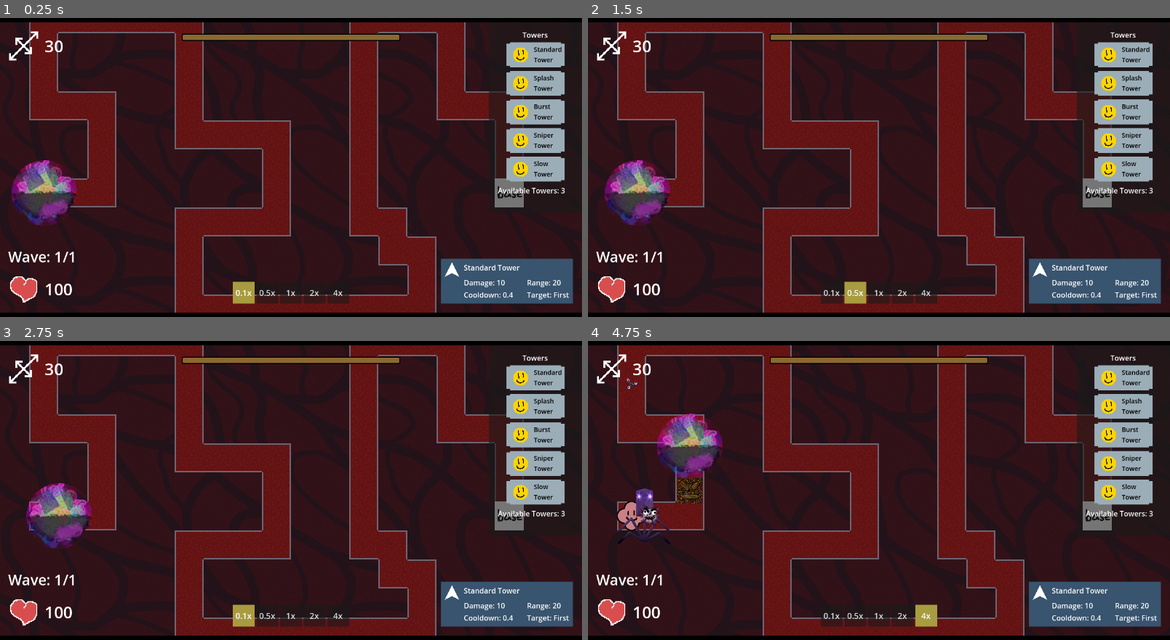
Above: before the commit, frames 1-4 (two rows, left to right).
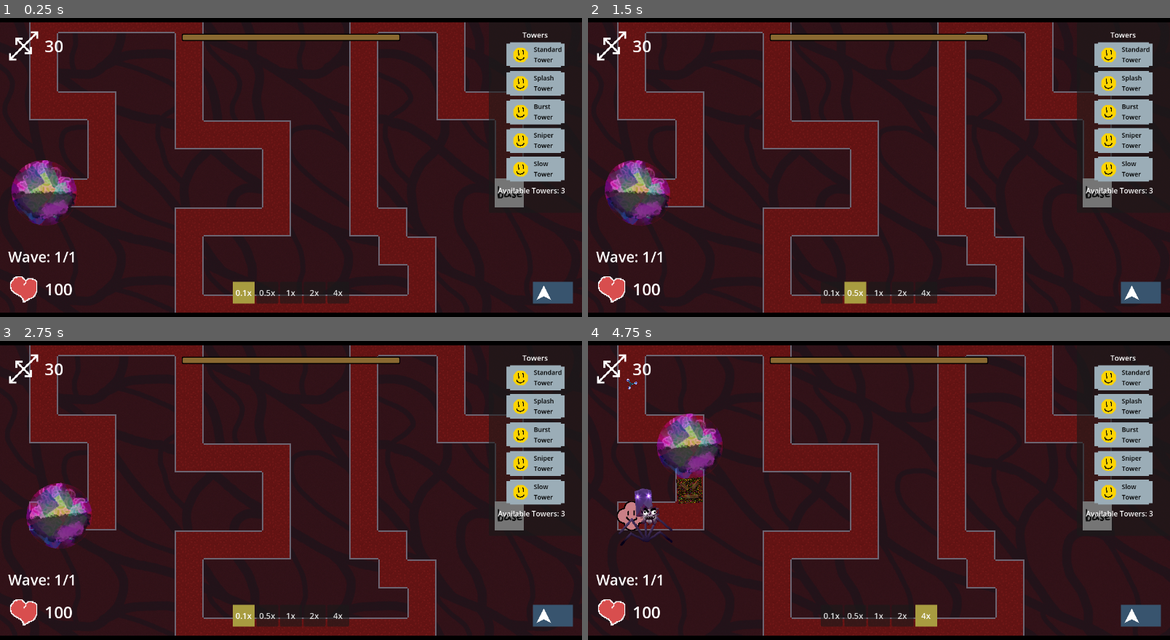
Above: after the commit, the same moments.

Repository: ladybunne/gmtk-game-jam-2024
Game: Godot game, scene res://MainScene.tscn
Two runs of this game, one before a commit and one after it. Both use one fixed random seed, a clock stepped at 60 frames per second and the inputs below.
Inputs:
- Up to frame 1 (0.25 s): no input
- Up to frame 2 (1.5 s): click "Slow Tower" at 0.5 s; click "0.5x" at 1.25 s
- Up to frame 3 (2.75 s): click "0.1x" at 2 s
- Up to frame 4 (4.75 s): click "1x" at 2.75 s; click "2x" at 3.5 s; click "4x" at 4.25 s

The runs differ from the first frame. In frame 1, 3.3% of the frame differs, in the area x 2-99%, y 47-96%; in frame 2, 3.6%; in frame 3, 3.7%; in frame 4, 4.3%, in the area x 5-99%, y 12-96%.

Commit message:
balance + wiggle

Diff:
--- a/GameScene.tscn
+++ b/GameScene.tscn
@@ -23,10 +23,10 @@
 
 [node name="Camera2D" type="Camera2D" parent="."]
 offset = Vector2(640, 360)
-limit_left = -2000
-limit_top = -2000
-limit_right = 3280
-limit_bottom = 2640
+limit_left = -1400
+limit_top = -800
+limit_right = 1400
+limit_bottom = 800
 drag_left_margin = 0.0
 drag_top_margin = 0.0
 drag_right_margin = 0.0
--- a/GameThings/Enemy.gd
+++ b/GameThings/Enemy.gd
@@ -109,7 +109,7 @@
 	isDebuffed = true
 	debuffParticles.emitting = true
 	debuffParticles.emission_sphere_radius *= data.scaleMultiplier
-	sprite.modulate = Color(0.8,1,0.8)
+	sprite.material.set_shader_parameter("slowTint",Vector3(0.8,1,0.8))
 
 
 func checkDead():
--- a/GameThings/Enemy.gdshader
+++ b/GameThings/Enemy.gdshader
@@ -1,13 +1,15 @@
 shader_type canvas_item;
 uniform vec3 tint = vec3(1,1,1);
+uniform vec3 slowTint = vec3(1,1,1);
+
 
 void vertex() {
-	// Called for every vertex the material is visible on.
+  VERTEX.xy += vec2(sin((TIME/5.0)*VERTEX.y)/0.2,sin((TIME/8.0)*VERTEX.x)/0.2);
 }
 
 void fragment() {
 	vec4 color = texture(TEXTURE,UV);
-	COLOR = vec4(tint * color.rgb, color.a);
+	COLOR = vec4(slowTint * tint * color.rgb, color.a);
 }
 
 //void light() {
--- a/GameThings/Enemy.tscn
+++ b/GameThings/Enemy.tscn
@@ -7,8 +7,10 @@
 [ext_resource type="Texture2D" uid="uid://0ap8fe7kqpwc" path="res://Assets/Sprites/debuffparticle.png" id="4_wsixm"]
 
 [sub_resource type="ShaderMaterial" id="ShaderMaterial_fpdyh"]
+resource_local_to_scene = true
 shader = ExtResource("3_5c3ra")
 shader_parameter/tint = Vector3(1, 1, 1)
+shader_parameter/slowTint = Vector3(1, 1, 1)
 
 [sub_resource type="CircleShape2D" id="CircleShape2D_st7nf"]
 radius = 24.0
--- a/GameThings/Tower.gd
+++ b/GameThings/Tower.gd
@@ -80,13 +80,17 @@
 			splash_range *= 1 + (currentCost/12)
 			damage *= 1 + (currentCost/20)
 		TowerData.TowerType.Capacity:
-			ammo_capacity += currentCost
+			ammo_capacity += currentCost*1.1
+			damage += currentCost/20
+			cooldown += currentCost/40
 		TowerData.TowerType.Embiggen:
 			damage *= currentCost/4
 		TowerData.TowerType.Ensmallen:
 			damage *= currentCost/4
 		TowerData.TowerType.Sniper:
 			damage *= currentCost/8
+		TowerData.TowerType.Debuff:
+			damage *= 1 + (currentCost/8)
 
 
 func Setup():
@@ -173,17 +177,17 @@
 	if handle.resizing: return
 	for enemy in enemies_in_range:
 		if target == null:
-			target = null if isDebuff && enemy.isDebuffed else enemy
+			target = enemy
 		else:
 			match targeting_mode:
 				TargetingMode.FIRST:
-					target = target if isDebuff && first(enemy, target).isDebuffed else first(enemy, target)
+					target = first(enemy, target)
 				TargetingMode.LAST:
-					target = target if isDebuff && last(enemy, target).isDebuffed else last(enemy, target)
+					target = last(enemy, target)
 				TargetingMode.CLOSE:
-					target = target if isDebuff && close(enemy, target).isDebuffed else close(enemy, target)
+					target = close(enemy, target)
 				TargetingMode.STRONG:
-					target = target if isDebuff && strong(enemy, target).isDebuffed else strong(enemy, target)
+					target = strong(enemy, target)
 
 
 
@@ -242,10 +246,8 @@
 			TowerData.TowerType.Equalizer:
 				print("this shouldn't happen because equalizers don't target")
 			TowerData.TowerType.Debuff:
-				if !target.isDebuffed:
-					target.debuff(tower_data.damage)
-				else:
-					print("targeting an already debuffed enemy. BAD")
+				target.debuff(40)
+				target.take_damage(damage, directionToEnemy)
 			_:
 				print("how did we have NO TowerType?")
 		if isEqualizer:
--- a/GameThings/TowerResources/DebuffTower.tres
+++ b/GameThings/TowerResources/DebuffTower.tres
@@ -5,7 +5,7 @@
 [resource]
 resource_local_to_scene = true
 script = ExtResource("1_3kl2f")
-damage = 40.0
+damage = 4.0
 cooldown = 0.5
 target_range = 50.0
 splash_range = 200.0
--- a/GameThings/TowerResources/StandardTower.tres
+++ b/GameThings/TowerResources/StandardTower.tres
@@ -5,7 +5,7 @@
 [resource]
 resource_local_to_scene = true
 script = ExtResource("1_y1js6")
-damage = 5.0
+damage = 6.0
 cooldown = 0.75
 target_range = 140.0
 splash_range = 50.0
--- a/Scenes/UI/TowerInfoUI.gd
+++ b/Scenes/UI/TowerInfoUI.gd
@@ -10,6 +10,15 @@
 	ammoTxt.hide()
 	splashTxt.hide()
 	reloadTxt.hide()
+
+	nameTxt.text = ""
+	damageTxt.text = ""
+	rangeTxt.text = ""
+	cdTxt.text = ""
+	targetTxt.text = ""
+	splashTxt.text = ""
+	ammoTxt.text = ""
+	reloadTxt.text = ""
 
 @onready var margin_container: MarginContainer = %MarginContainer
 
@@ -48,6 +57,7 @@
 @onready var ammoTxt: RichTextLabel = %Ammo
 @onready var reloadTxt: RichTextLabel = %Reload
 
+
 func Populate(type: TowerData.TowerType, damage: float, range: float, \
  cooldown: float, targetingMode: Tower.TargetingMode, splash: float, ammo: float, reload: float):
 	splashTxt.hide()
@@ -73,6 +83,10 @@
 				nameTxt.text = "Embiggen Tower"
 		TowerData.TowerType.Ensmallen:
 				nameTxt.text = "Ensmallen Tower"
+		TowerData.TowerType.Debuff:
+				nameTxt.text = "Slow Tower"
+				splashTxt.show()
+				splashTxt.text = "Slow: 40%"
 	damageTxt.text = "Damage: " + str(damage)
 	rangeTxt.text = "Range: " + str(range)
 	cdTxt.text = "Cooldown: " + str(cooldown)
Not shown: 1 places in Scenes/TestLevel.tscn that only renumber resources
Not shown: 1 places in Scenes/UI/UI.tscn that only renumber resources
